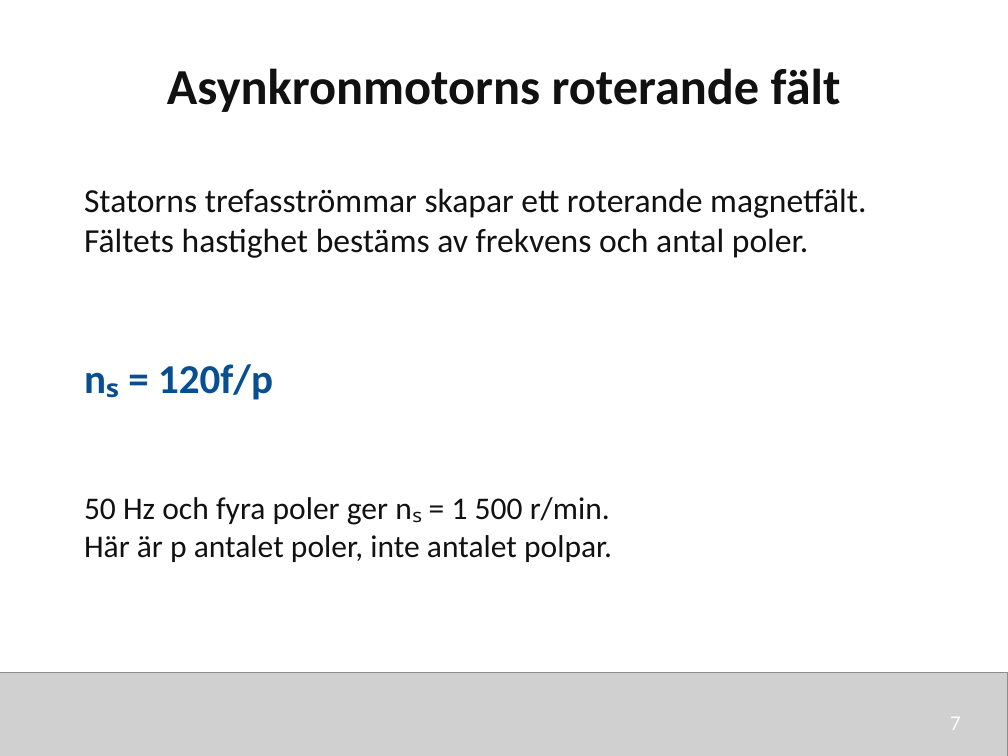
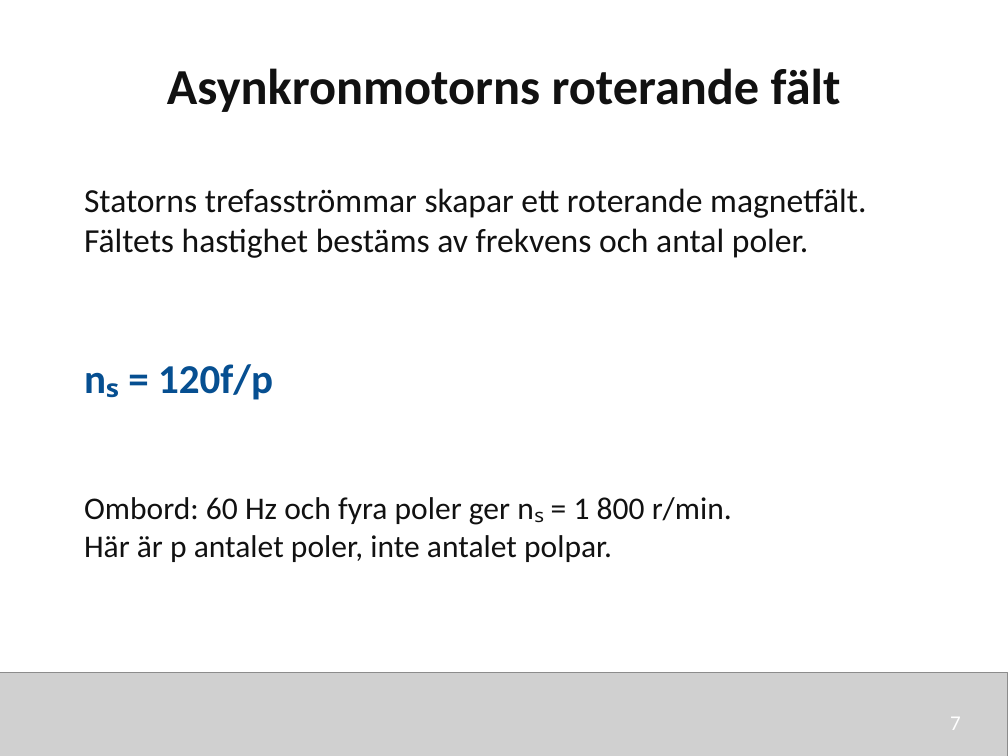
Before and after one commit to nj22az/nj22az.github.io, a slide deck: slide 7 of sjoskolan/vecka-43/aktuell/v43_02_Transformatorer_och_motorer_elev.pptx. Drawn at 1008x756 pixels with LibreOffice and Linux fonts; fonts in the diff are those of the drawing; grey boxes stand for pictures. Boxes give left, top, right and bottom in pixels: in the first picture for what was removed or moved away, otherwise in the second. Text is boxed around its words. In the diff, an @@ line names an element or a change of style, - is before the commit and + after.

```diff
--- a/sjoskolan/vecka-43/aktuell/v43_02_Transformatorer_och_motorer_elev.pptx
+++ b/sjoskolan/vecka-43/aktuell/v43_02_Transformatorer_och_motorer_elev.pptx
@@ text at [84,497,732,525]: text changed @@
-50 Hz och fyra poler ger nₛ = 1 500 r/min.
+Ombord: 60 Hz och fyra poler ger nₛ = 1 800 r/min.
```
Also in this commit, not shown: 10 other slides changed, 14 other files.
